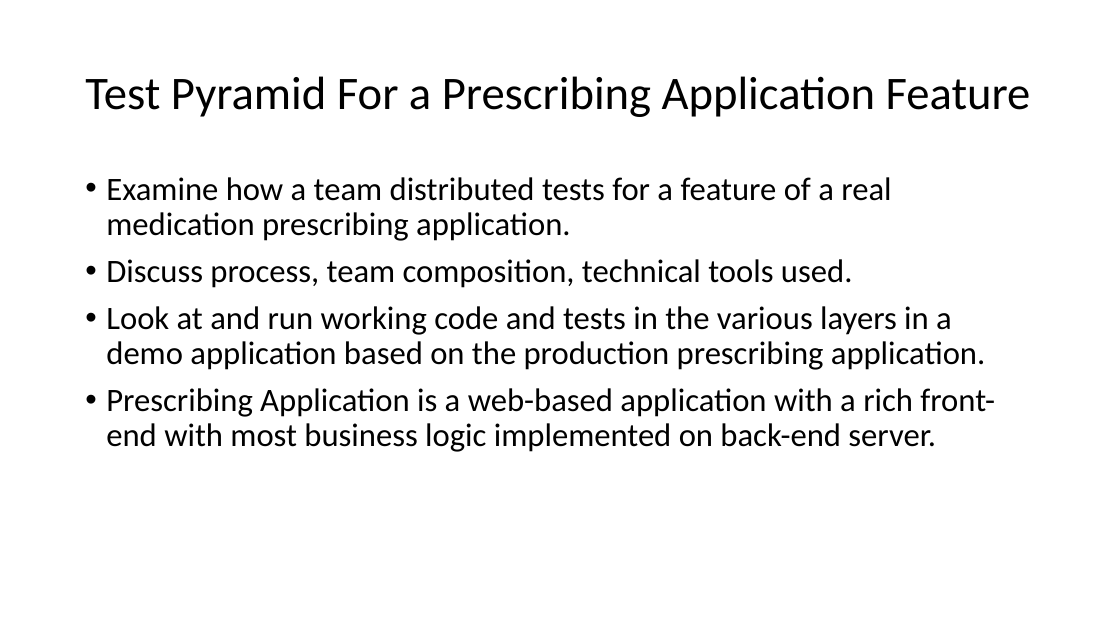
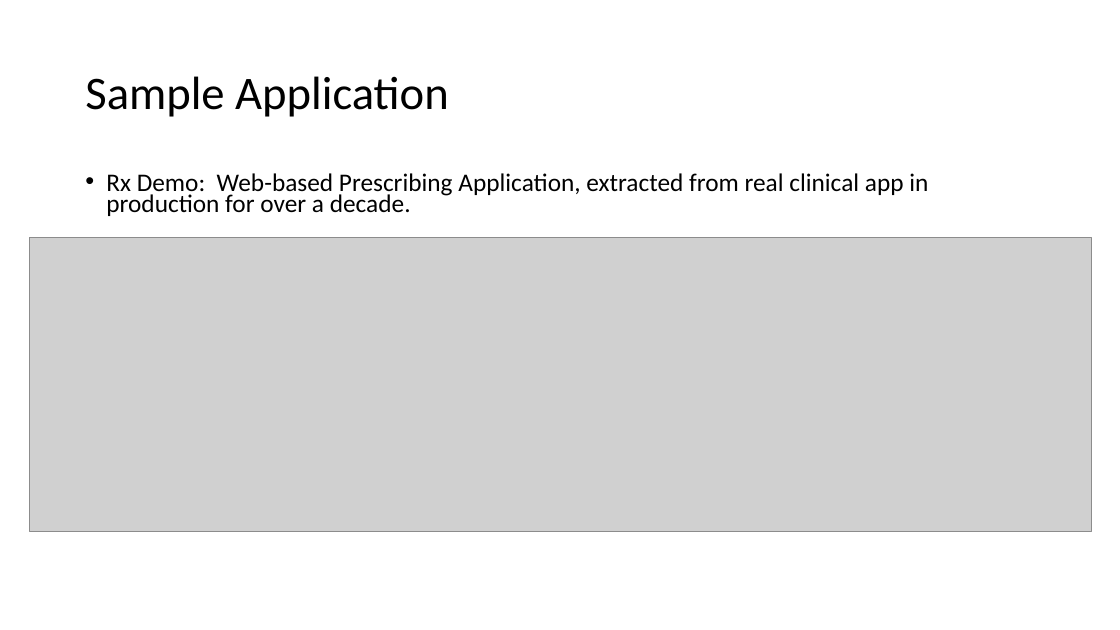
Before and after one commit to weaverj/testpyramidexample, a slide deck: slide 6 of Test Pyramid Presentation.pptx. Drawn at 1120x630 pixels with LibreOffice and Linux fonts; fonts in the diff are those of the drawing; grey boxes stand for pictures; background and template pictures are left out. Boxes give left, top, right and bottom in pixels: in the first picture for what was removed or moved away, otherwise in the second. Text is boxed around its words. In the diff, an @@ line names an element or a change of style, - is before the commit and + after.

Commit message:
slide updates

```diff
--- a/Test Pyramid Presentation.pptx
+++ b/Test Pyramid Presentation.pptx
@@ title at box(85, 76, 449, 117): text changed @@
-Test Pyramid For a Prescribing Application Feature
+Sample Application
@@ text at box(106, 173, 928, 216): text changed; size 28 to 21.7 pt @@
-• Examine how a team distributed tests for a feature of a real medication prescribing application.
-• Discuss process, team composition, technical tools used.
-• Look at and run working code and tests in the various layers in a demo application based on the production prescribing application.
-• Prescribing Application is a web-based application with a rich front-end with most business logic implemented on back-end server.
+• Rx Demo: Web-based Prescribing Application, extracted from real clinical app in production for over a decade.
@@ picture added at box(29, 237, 1091, 531) @@
```
Also in this commit, not shown: 4 other slides changed, 2 slides added, 4 slides removed.
